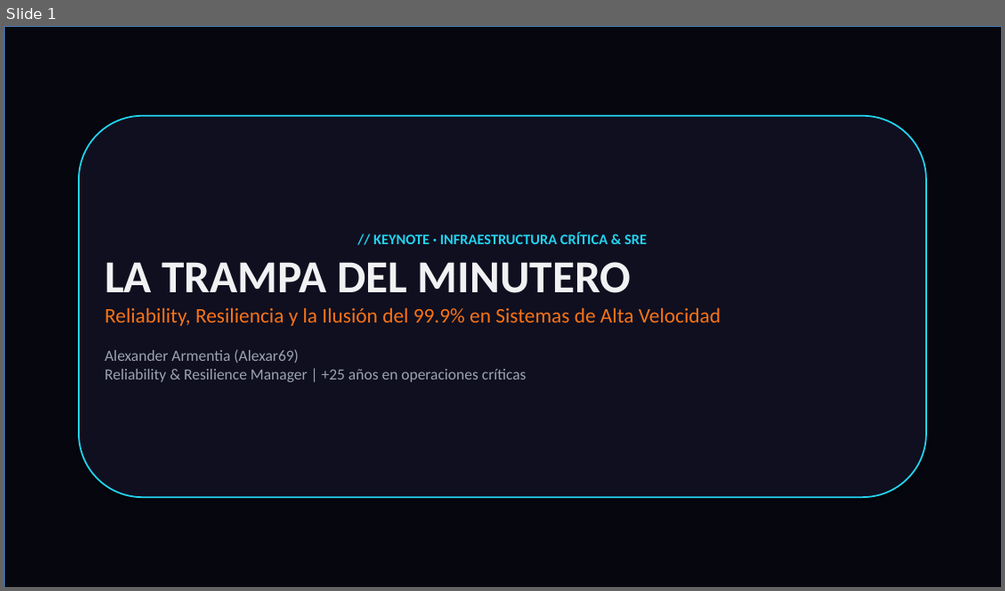
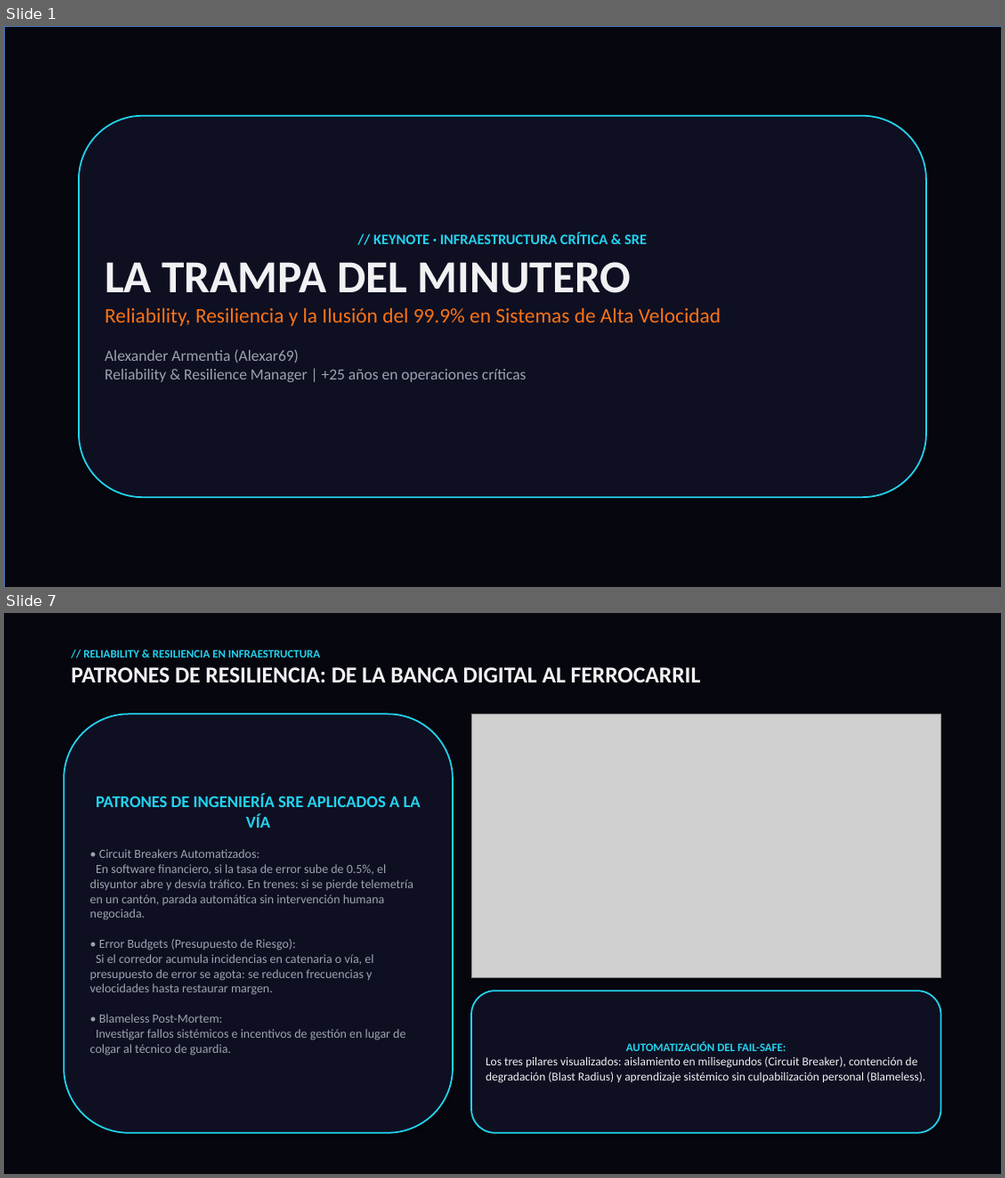
Before and after one commit to alexar69-pixel/alexar69-pixel.github.io, a slide deck: presentacion-reliability-resiliencia-adamuz-urda.pptx. Shown one above the other, each under a label of ours: slide 1 before the commit, slides 1 and 7 after it; the slides between them are not shown. The pictures are 1005x591 and 1005x1178 pixels, drawn with LibreOffice and Linux fonts; fonts in the diff are those of the drawing; grey boxes stand for pictures; background and template pictures are left out. Boxes give left, top, right and bottom in pixels: in the first picture for what was removed or moved away, otherwise in the second. Text is boxed around its words. In the diff, an @@ line names an element or a change of style, - is before the commit and + after.

Commit message:
feat(presentation): enrich deck with visual explanatory diagrams and Toyota Andon Stop the Line illustrations

```diff
--- a/presentacion-reliability-resiliencia-adamuz-urda.pptx
+++ b/presentacion-reliability-resiliencia-adamuz-urda.pptx
@@ slide 7 added at [4, 613, 1001, 1174], background #FFFFFF @@
@@ rectangle added at [4, 613, 1001, 1174], fill #06060F @@
@@ text added at [71, 649, 701, 682], 22 pt, text #F1F1F3, bold @@
+// RELIABILITY & RESILIENCIA EN INFRAESTRUCTURA
+PATRONES DE RESILIENCIA: DE LA BANCA DIGITAL AL FERROCARRIL
@@ rounded rectangle added at [64, 714, 453, 1133], fill #0F0F22, outline #22D3EE 1.5 pt, 12 pt, text #9CA3AF @@
+PATRONES DE INGENIERÍA SRE APLICADOS A LA VÍA
+• Circuit Breakers Automatizados:
+En software financiero, si la tasa de error sube de 0.5%, el disyuntor abre y desvía tráfico. En trenes: si se pierde telemetría en un cantón, parada automática sin intervención humana negociada.
+• Error Budgets (Presupuesto de Riesgo):
+Si el corredor acumula incidencias en catenaria o vía, el presupuesto de error se agota: se reducen frecuencias y velocidades hasta restaurar margen.
+• Blameless Post-Mortem:
+Investigar fallos sistémicos e incentivos de gestión en lugar de colgar al técnico de guardia.
@@ picture added at [471, 714, 941, 978] @@
@@ rounded rectangle added at [471, 990, 941, 1133], fill #0F0F22, outline #22D3EE 1.5 pt, 11.5 pt, text #F1F1F3 @@
+AUTOMATIZACIÓN DEL FAIL-SAFE:
+Los tres pilares visualizados: aislamiento en milisegundos (Circuit Breaker), contención de degradación (Blast Radius) y aprendizaje sistémico sin culpabilización personal (Blameless).
```
Also in this commit, not shown: 1 other slide changed, 6 other slides added, 6 slides removed, 12 other files.
